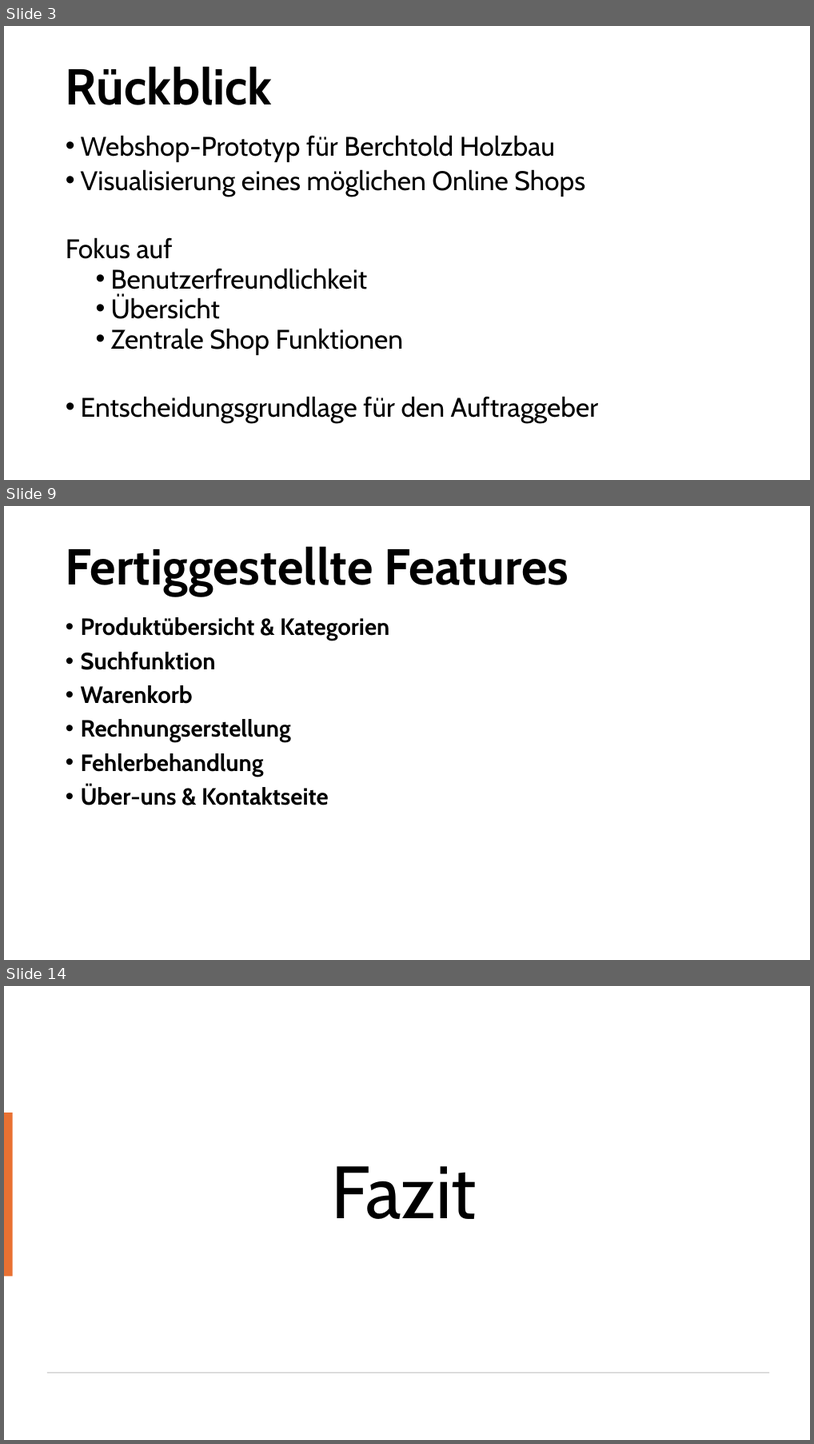
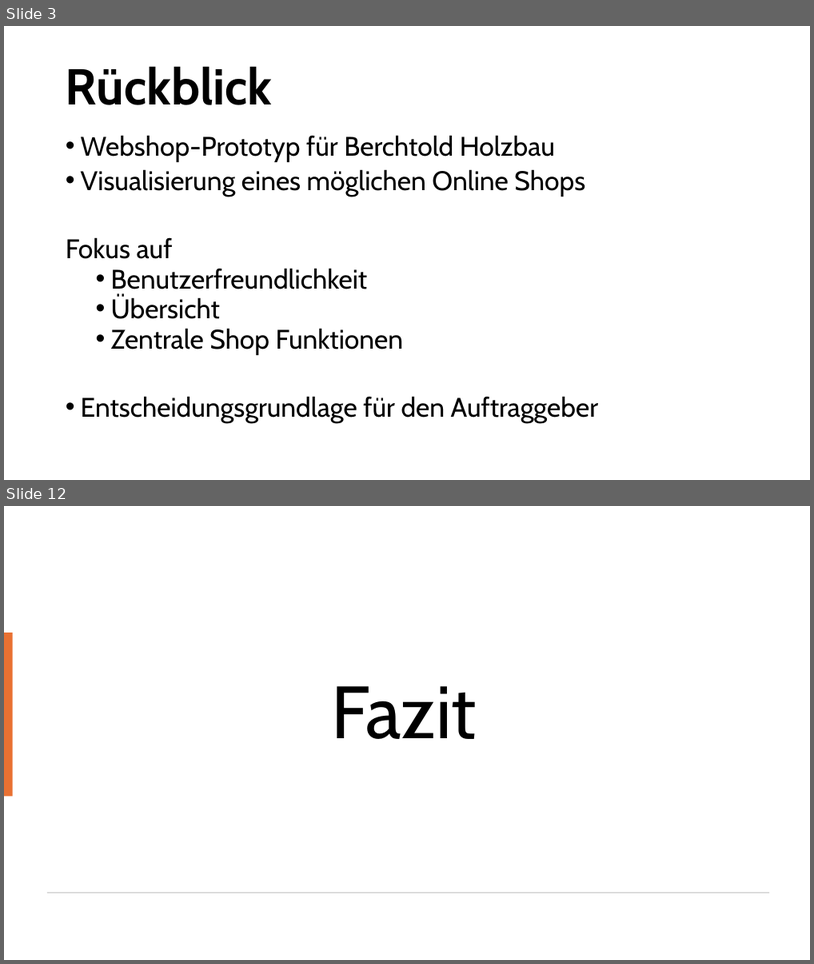
Before and after one commit to HalbmayrJulian/JHLB-BerchtoldHolzbauplanWebshop, a slide deck: Webshop_Berchtold/Endpräsentation_Webshop.pptx. Shown one above the other, each under a label of ours: slides 3, 9 and 14 before the commit, slides 3 and 12 after it; the slides between them are not shown. The pictures are 814x1444 and 814x964 pixels, drawn with LibreOffice and Linux fonts; fonts in the diff are those of the drawing. Boxes give left, top, right and bottom in pixels: in the first picture for what was removed or moved away, otherwise in the second. Text is boxed around its words. In the diff, an @@ line names an element or a change of style, - is before the commit and + after.

```diff
--- a/Webshop_Berchtold/Endpräsentation_Webshop.pptx
+++ b/Webshop_Berchtold/Endpräsentation_Webshop.pptx
@@ slide 9 removed at (4,506,810,960), background #FFFFFF @@
@@ title removed at (66,546,570,596) @@
-Fertiggestellte Features
@@ text removed at (81,617,390,805) @@
-• Produktübersicht & Kategorien
-• Suchfunktion
-• Warenkorb
-• Rechnungserstellung
-• Fehlerbehandlung
-• Über-uns & Kontaktseite
@@ what was slide 14 is now slide 12 @@
```
Also in this commit, not shown: 2 slides changed, 6 slides added, 7 other slides removed.
